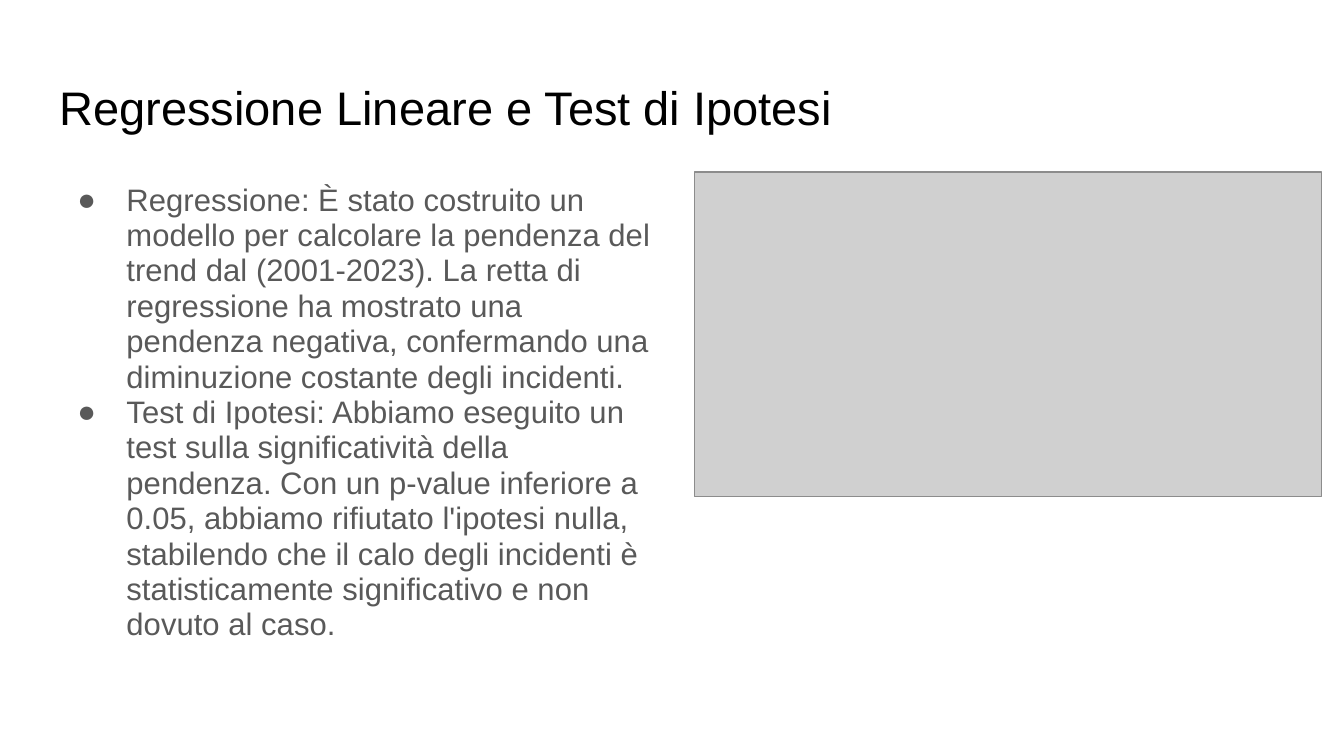
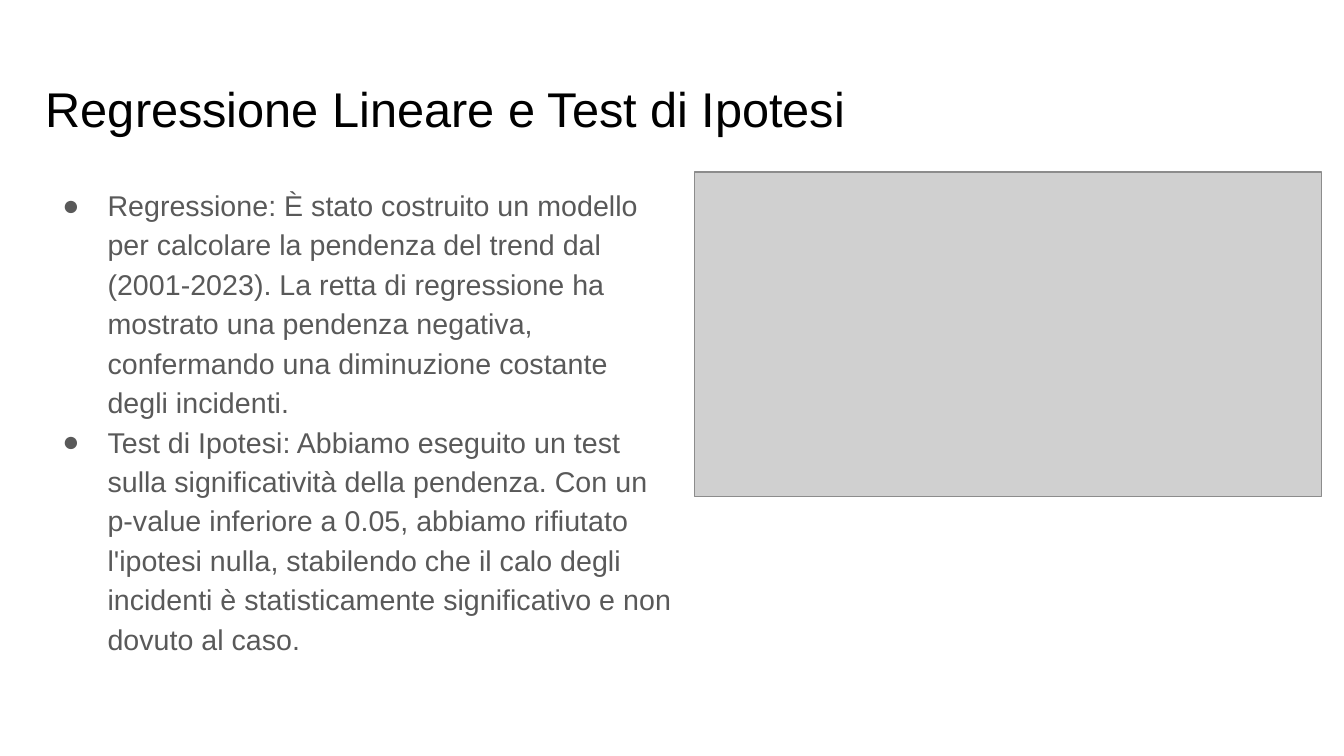
Before and after one commit to Gabriele360/progetto-finale-dapt26, a slide deck: slide 3 of slide progetto finale salmi gabriele.pptx. Drawn at 1344x756 pixels with LibreOffice and Linux fonts; fonts in the diff are those of the drawing; grey boxes stand for pictures. Boxes give left, top, right and bottom in pixels: in the first picture for what was removed or moved away, otherwise in the second. Text is boxed around its words. In the diff, an @@ line names an element or a change of style, - is before the commit and + after.

```diff
--- a/slide progetto finale salmi gabriele.pptx
+++ b/slide progetto finale salmi gabriele.pptx
@@ title "Regressione Lineare e Test di ..." at (46,91,845,136): size 25.2 to 26 pt @@
@@ text "Regressione: È stato costruito un ..." at (108,194,671,651): size 16.6 to 15.3 pt; indent changed; line spacing 0.95 to 1.15 @@
```
Also in this commit, not shown: 3 other slides changed.
